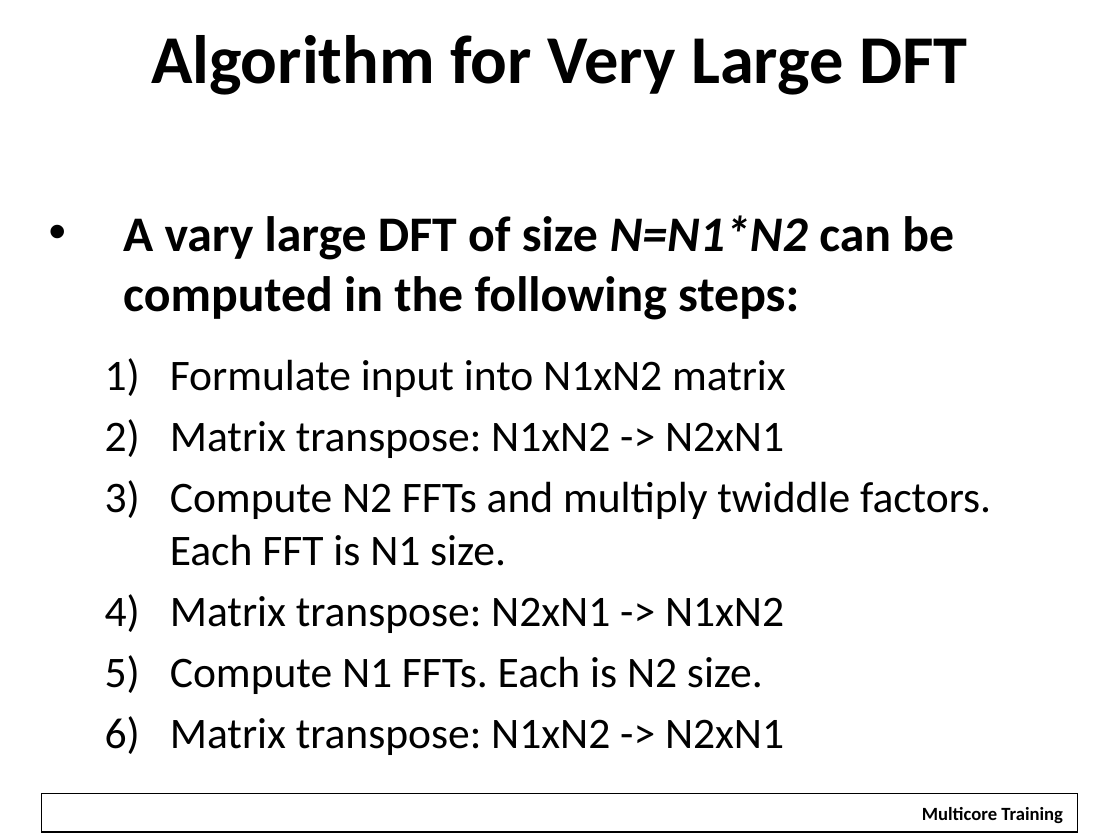
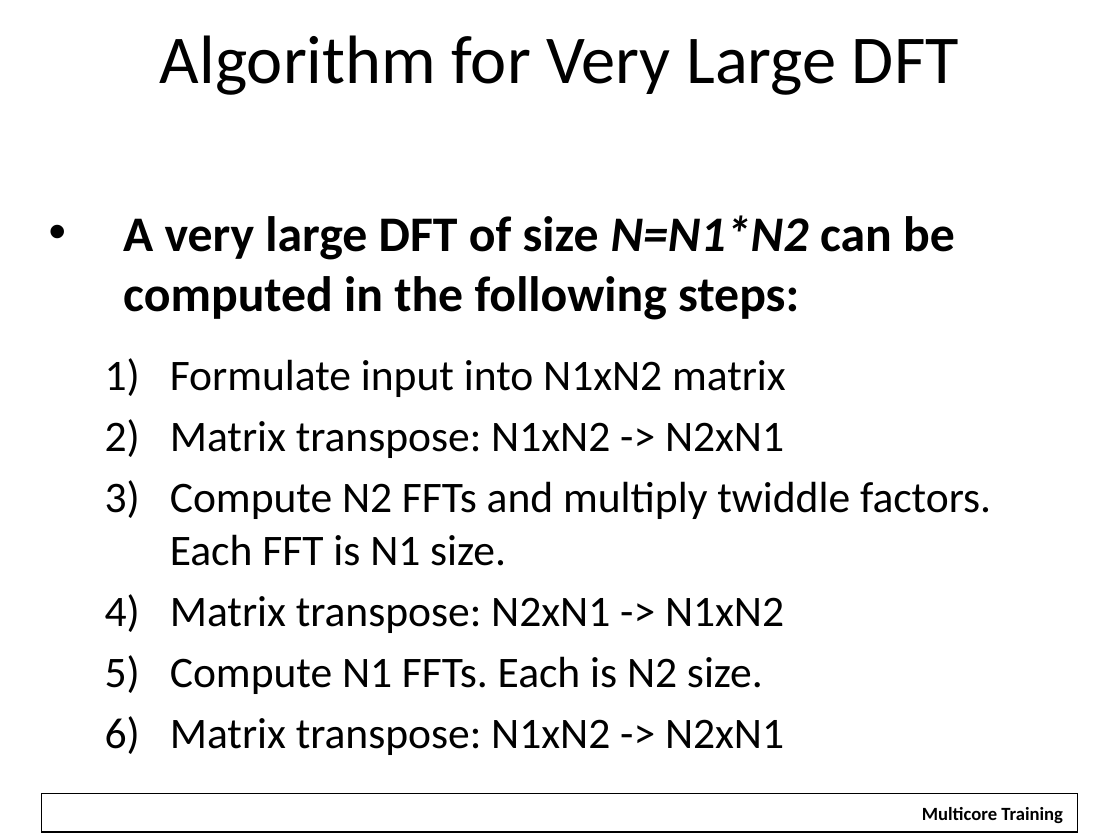
Before and after one commit to hari1989/keystone-workshop, a slide deck: slide 7 of slides/VLFFT Overview.pptx. Drawn at 1120x840 pixels with LibreOffice and Linux fonts; fonts in the diff are those of the drawing; background and template pictures are left out. Boxes give left, top, right and bottom in pixels: in the first picture for what was removed or moved away, otherwise in the second. Text is boxed around its words. In the diff, an @@ line names an element or a change of style, - is before the commit and + after.

```diff
--- a/slides/VLFFT Overview.pptx
+++ b/slides/VLFFT Overview.pptx
@@ title "Algorithm for Very Large DFT" at bbox=[160, 35, 959, 95]: bold off @@
@@ text at bbox=[123, 215, 955, 320]: text changed @@
-• A vary large DFT of size N=N1*N2 can be computed in the following steps:
+• A very large DFT of size N=N1*N2 can be computed in the following steps:
```
Also in this commit, not shown: 4 other slides changed, 3 other files.
